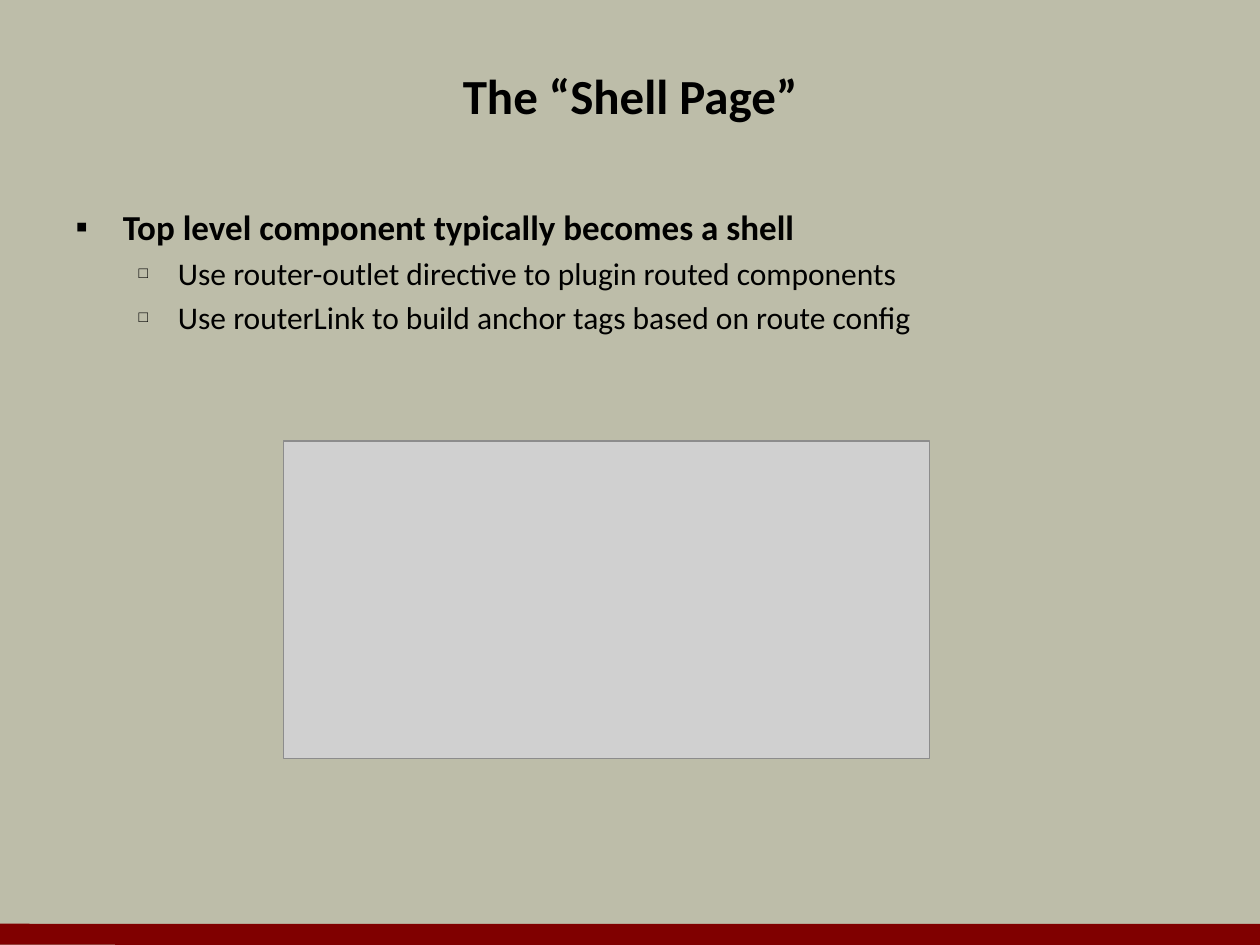
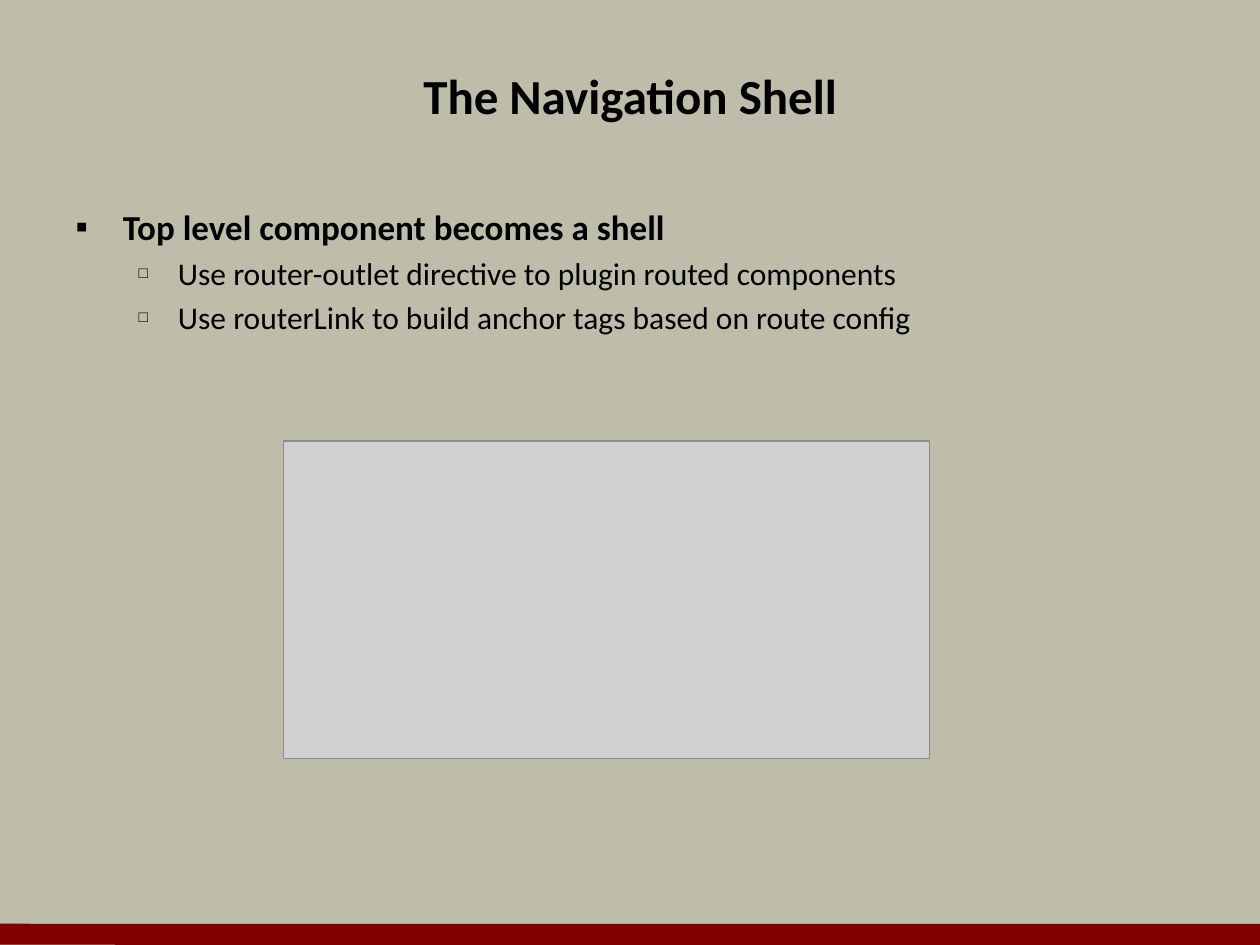
Before and after one commit to OdeToCode/classes, a slide deck: slide 5 of angular2/slides/03_Routing.pptx (slide 6 before the commit). Drawn at 1260x945 pixels with LibreOffice and Linux fonts; fonts in the diff are those of the drawing; grey boxes stand for pictures; background and template pictures are left out. Boxes give left, top, right and bottom in pixels: in the first picture for what was removed or moved away, otherwise in the second. Text is boxed around its words. In the diff, an @@ line names an element or a change of style, - is before the commit and + after.

```diff
--- a/angular2/slides/03_Routing.pptx
+++ b/angular2/slides/03_Routing.pptx
@@ title at box(423, 79, 837, 123): text changed @@
-The “Shell Page”
+The Navigation Shell
@@ text at box(123, 215, 665, 246): text changed @@
-▪ Top level component typically becomes a shell
+▪ Top level component becomes a shell
```
Also in this commit, not shown: 7 other slides changed, 1 slide added, 2 slides removed, 1 other file.
